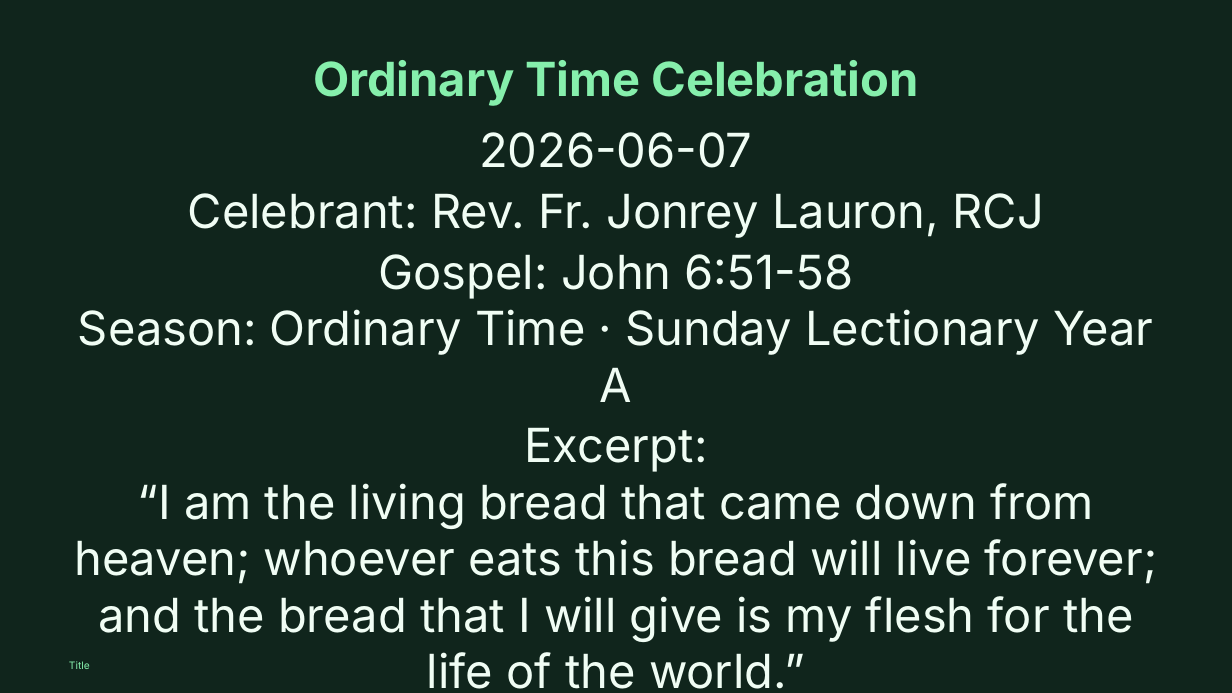
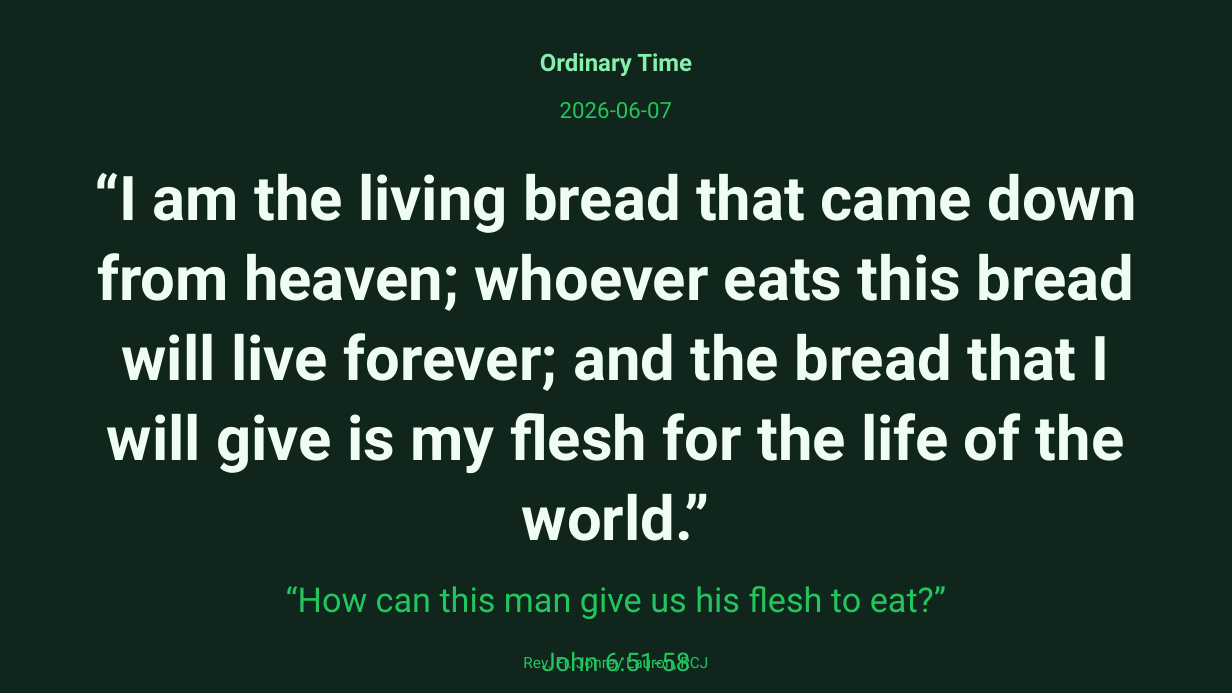
Before and after one commit to divinogabriel9/verbum, a slide deck: slide 2 of outputs/GFCC7Jun2026_OrdinaryTime.pptx. Drawn at 1232x693 pixels with LibreOffice and Linux fonts; fonts in the diff are those of the drawing. Boxes give left, top, right and bottom in pixels: in the first picture for what was removed or moved away, otherwise in the second. Text is boxed around its words. In the diff, an @@ line names an element or a change of style, - is before the commit and + after.

```diff
--- a/outputs/GFCC7Jun2026_OrdinaryTime.pptx
+++ b/outputs/GFCC7Jun2026_OrdinaryTime.pptx
@@ text at box(540, 53, 692, 76): text changed; size 55 to 28 pt; font Inter to Roboto @@
-Ordinary Time Celebration
+Ordinary Time
@@ text added at box(560, 102, 672, 118), 26 pt, text #22C55E @@
+2026-06-07
@@ text "“I am the living bread ..." at box(94, 173, 1136, 541): vertical alignment top to middle @@
@@ text at box(94, 173, 1136, 541): text changed; size 55 to 72 pt; font Inter to Roboto; bold on @@
-2026-06-07
-Celebrant: Rev. Fr. Jonrey Lauron, RCJ
-Gospel: John 6:51-58
-Season: Ordinary Time · Sunday Lectionary Year A
-Excerpt:
-“I am the living bread that came down from heaven; whoever eats this bread will live forever; and the bread that I will give is my flesh for the life of the world.”
+“I am the living bread that came down from heaven; whoever eats this bread will live forever; and the bread that I will give is my flesh for the life of the world.”
@@ text added at box(286, 586, 946, 619), 40 pt, text #22C55E @@
+“How can this man give us his flesh to eat?”
@@ text added at box(523, 655, 708, 671), 18 pt, text #22C55E @@
+Rev. Fr. Jonrey Lauron, RCJ
@@ text added at box(542, 652, 690, 671), 30 pt, text #22C55E @@
+John 6:51-58
@@ text removed at box(69, 661, 90, 669) @@
-Title
```
Also in this commit, not shown: 4 other files.
